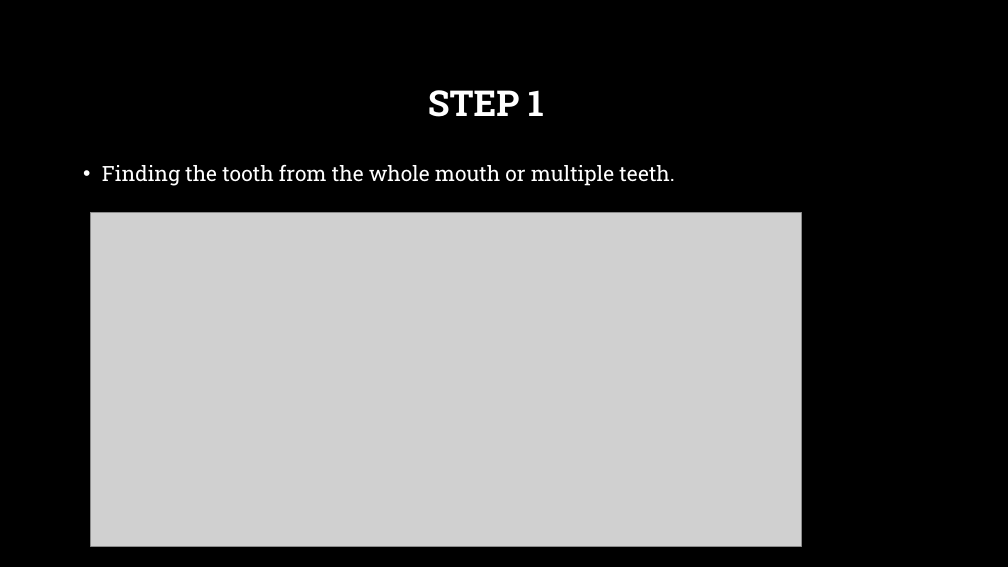
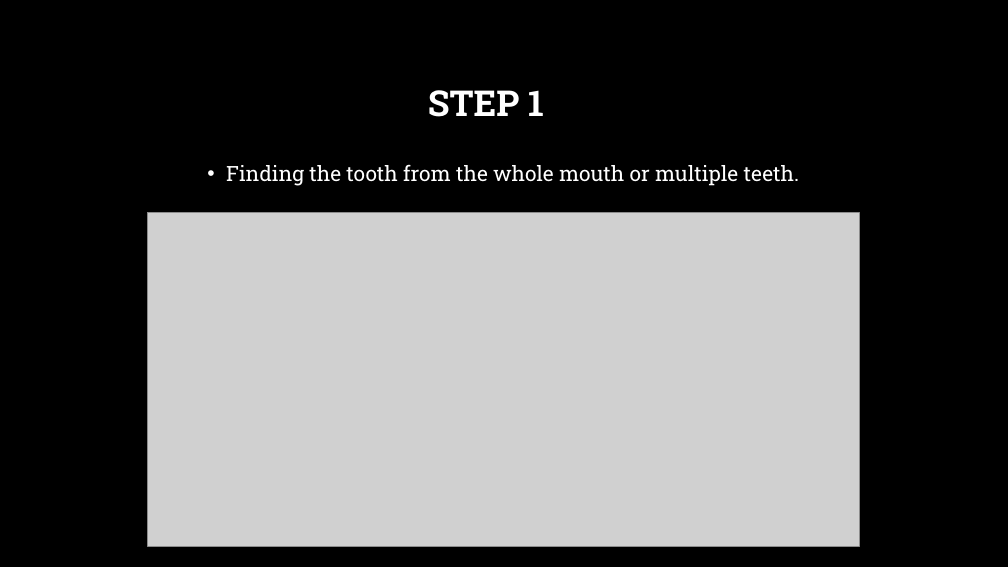
Before and after one commit to abhinavjha98/Python_Image_OpenCV, a slide deck: slide 1 of Tooth filling.pptx. Drawn at 1008x567 pixels with LibreOffice and Linux fonts; fonts in the diff are those of the drawing; grey boxes stand for pictures; background and template pictures are left out. Boxes give left, top, right and bottom in pixels: in the first picture for what was removed or moved away, otherwise in the second. Text is boxed around its words. In the diff, an @@ line names an element or a change of style, - is before the commit and + after.

```diff
--- a/Tooth filling.pptx
+++ b/Tooth filling.pptx
@@ text "Finding the tooth from the ..." at <box>226,164,800,186</box>: alignment left to centre @@
@@ picture: place and size @@
-picture at <box>90,212,802,546</box>
+picture at <box>148,212,860,546</box>
```
Also in this commit, not shown: 1 other slide changed, 1 slide removed.
